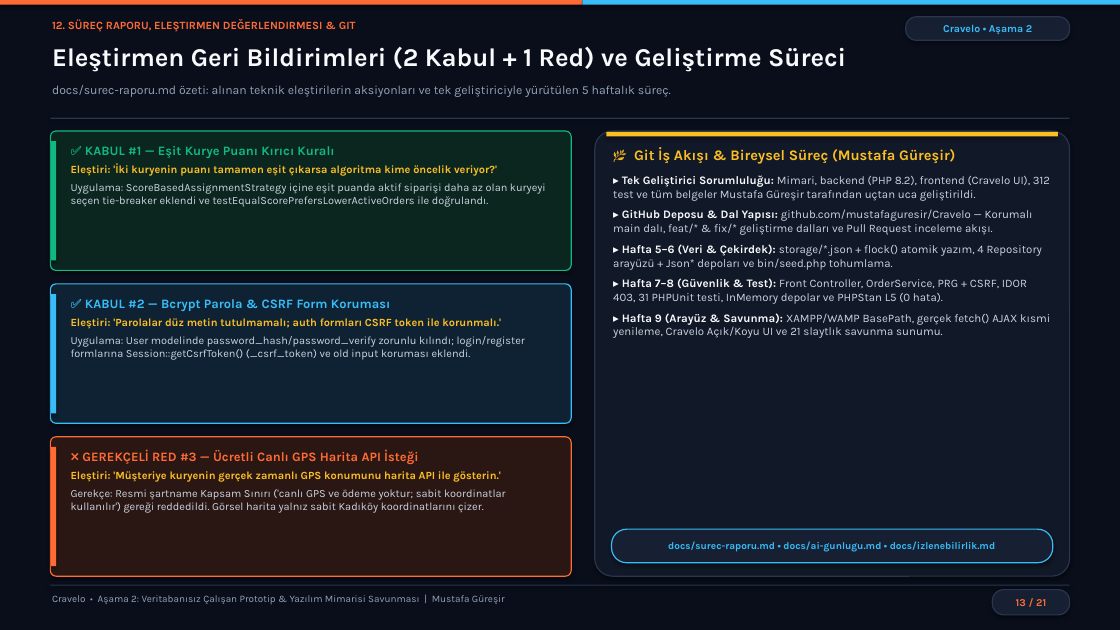
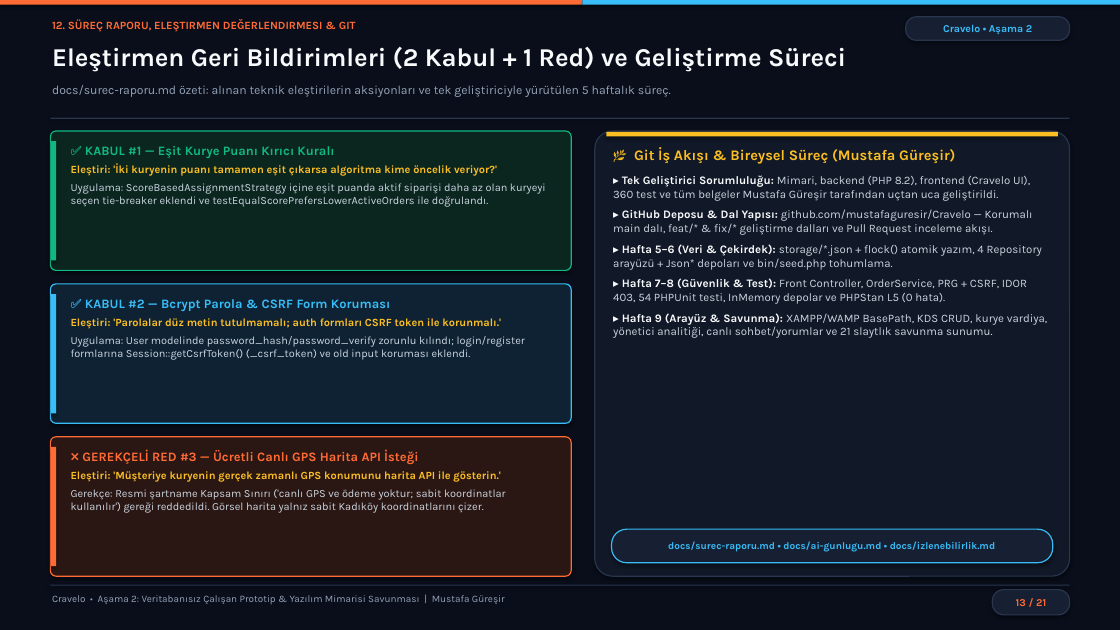
Before and after one commit to mustafaguresir/Cravelo, a slide deck: slide 13 of Cravelo_Asama2_Sunum.pptx. Drawn at 1120x630 pixels with LibreOffice and Linux fonts; fonts in the diff are those of the drawing. Boxes give left, top, right and bottom in pixels: in the first picture for what was removed or moved away, otherwise in the second. Text is boxed around its words. In the diff, an @@ line names an element or a change of style, - is before the commit and + after.

Commit message:
feat: add KDS CRUD, courier shift/GPS, admin analytics/reassign, live chat/reviews, SQL alignment & modular UI (360 tests)

```diff
--- a/Cravelo_Asama2_Sunum.pptx
+++ b/Cravelo_Asama2_Sunum.pptx
@@ text at bbox=[613, 175, 1030, 201]: text changed @@
-▸ Tek Geliştirici Sorumluluğu: Mimari, backend (PHP 8.2), frontend (Cravelo UI), 312 test ve tüm belgeler Mustafa Güreşir tarafından uçtan uca geliştirildi.
+▸ Tek Geliştirici Sorumluluğu: Mimari, backend (PHP 8.2), frontend (Cravelo UI), 360 test ve tüm belgeler Mustafa Güreşir tarafından uçtan uca geliştirildi.
@@ text at bbox=[613, 278, 1047, 338]: text changed @@
-▸ Hafta 7–8 (Güvenlik & Test): Front Controller, OrderService, PRG + CSRF, IDOR 403, 31 PHPUnit testi, InMemory depolar ve PHPStan L5 (0 hata).
-▸ Hafta 9 (Arayüz & Savunma): XAMPP/WAMP BasePath, gerçek fetch() AJAX kısmi yenileme, Cravelo Açık/Koyu UI ve 21 slaytlık savunma sunumu.
+▸ Hafta 7–8 (Güvenlik & Test): Front Controller, OrderService, PRG + CSRF, IDOR 403, 54 PHPUnit testi, InMemory depolar ve PHPStan L5 (0 hata).
+▸ Hafta 9 (Arayüz & Savunma): XAMPP/WAMP BasePath, KDS CRUD, kurye vardiya, yönetici analitiği, canlı sohbet/yorumlar ve 21 slaytlık savunma sunumu.
```
Also in this commit, not shown: 5 other slides changed, 32 other files.
